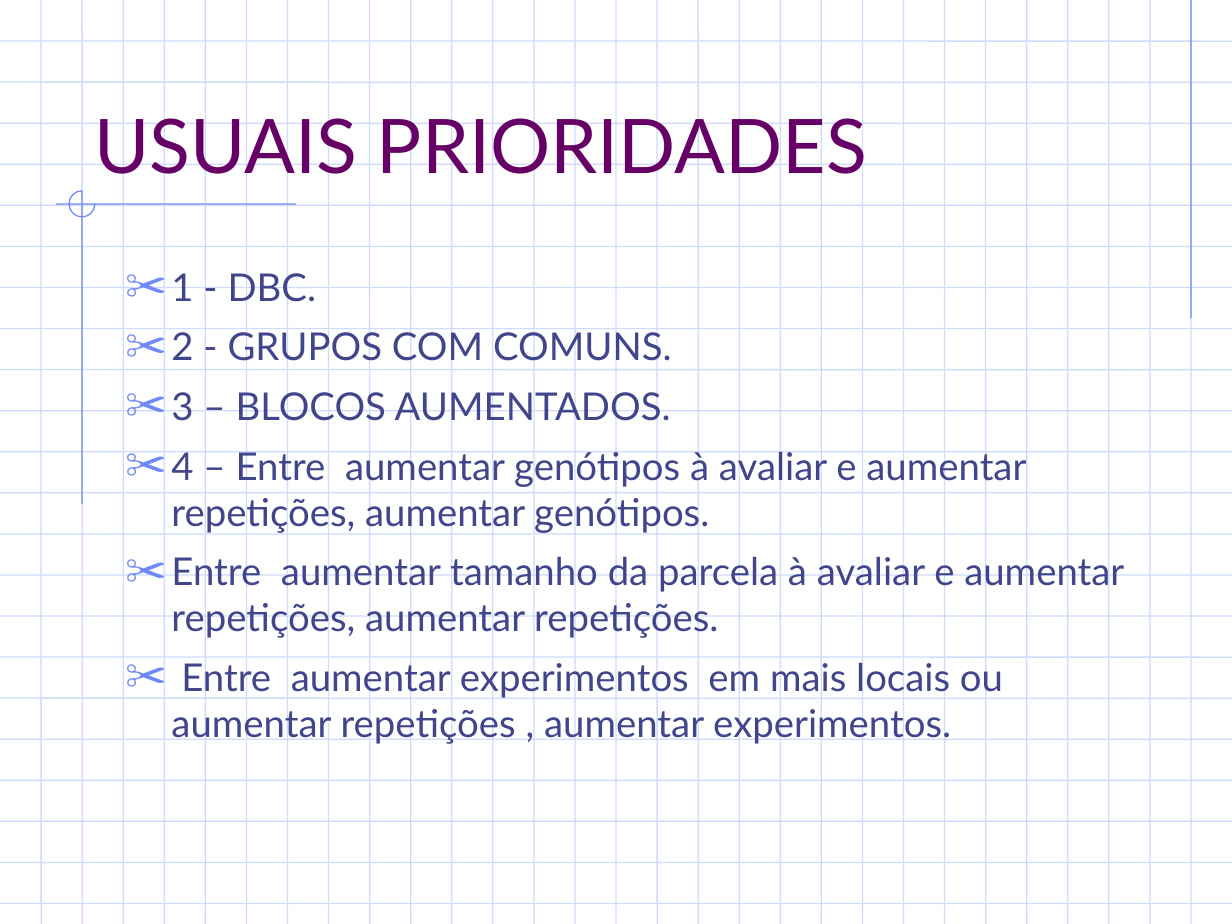
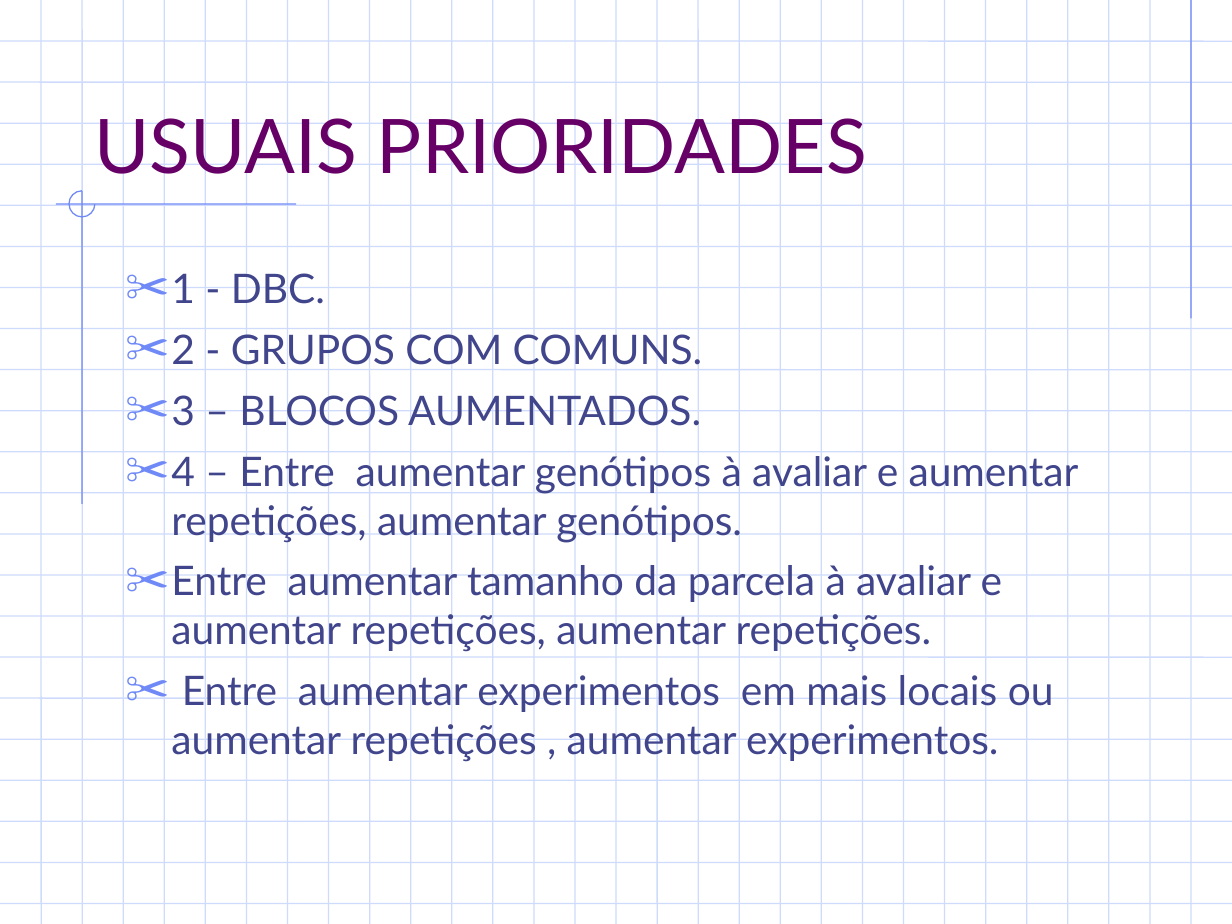
Before and after one commit to arpanosso/delineamentos22, a slide deck: slide 17 of aula05/E5- MAIS Delineamentos.ppt. Drawn at 1232x924 pixels with LibreOffice and Linux fonts; fonts in the diff are those of the drawing; background and template pictures are left out. Boxes give left, top, right and bottom in pixels: in the first picture for what was removed or moved away, otherwise in the second. Text is boxed around its words. In the diff, an @@ line names an element or a change of style, - is before the commit and + after.

```diff
--- a/aula05/E5- MAIS Delineamentos.ppt
+++ b/aula05/E5- MAIS Delineamentos.ppt
@@ text "1 - DBC." at [171, 267, 1079, 762]: size 22.4 to 23.8 pt; less space between paragraphs @@
```
Also in this commit, not shown: 2 other files.
